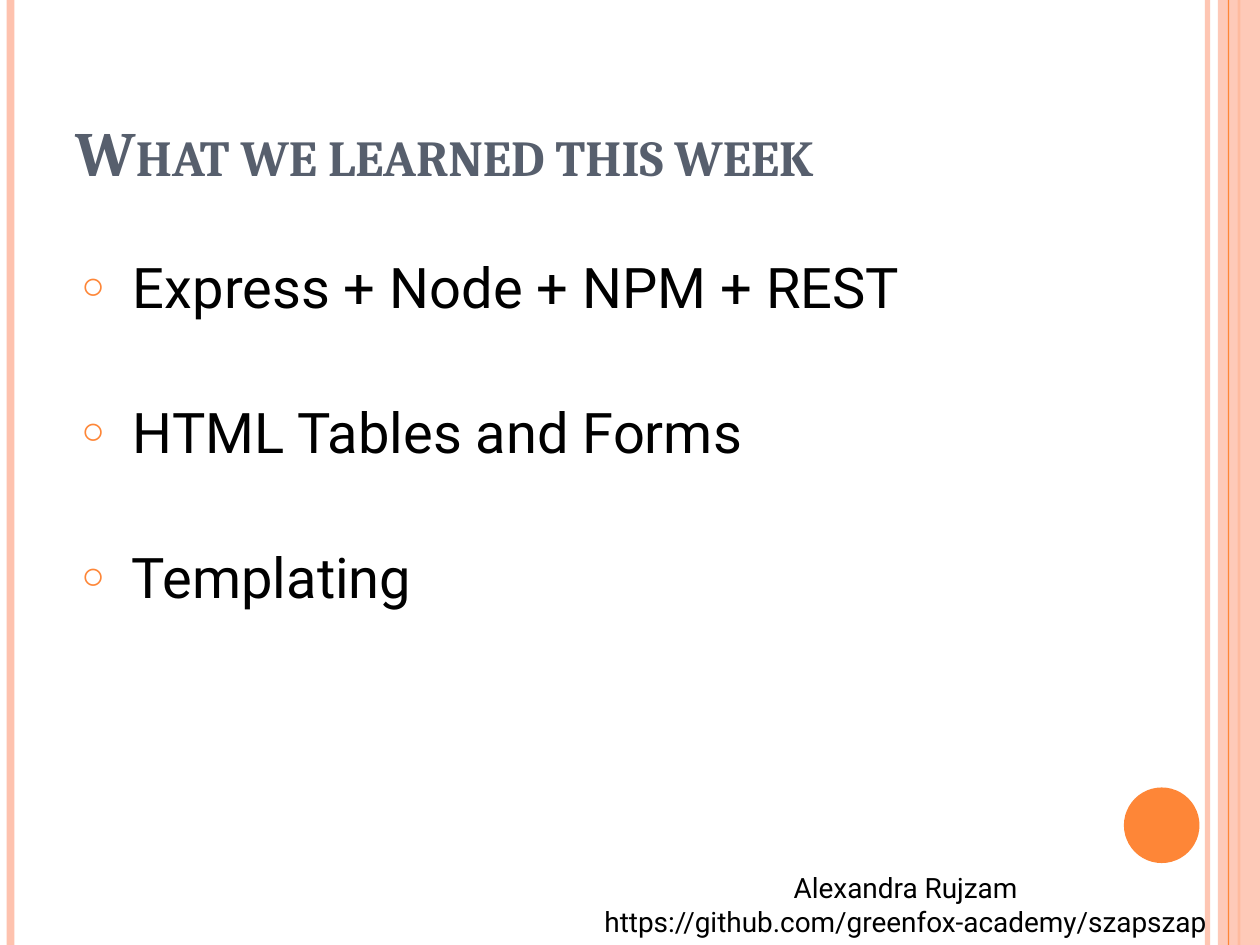
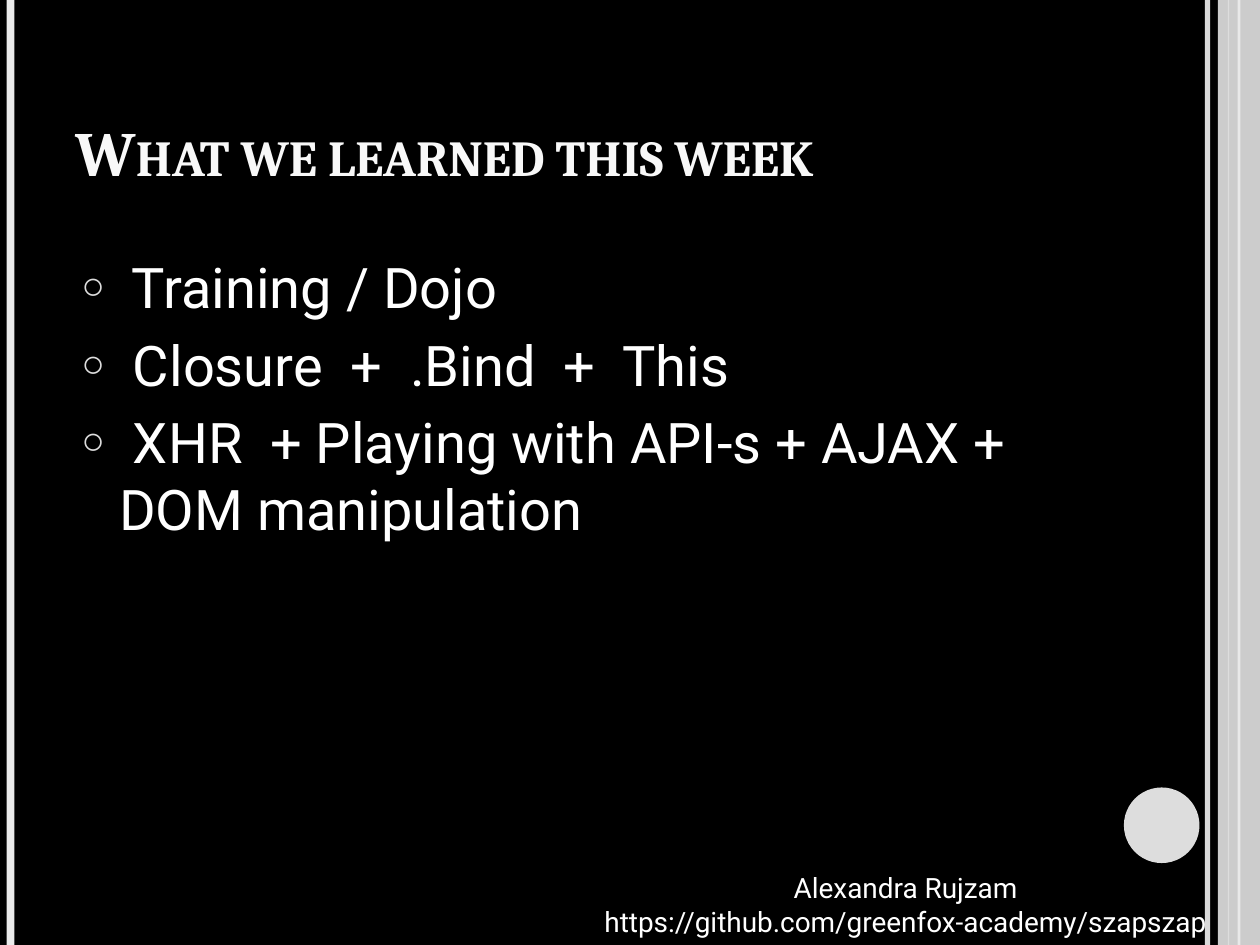
Before and after one commit to green-fox-academy/szapszap, a slide deck: slide 6 of Week08/day-04-05/Demo.pptx (slide 4 before the commit). Drawn at 1260x945 pixels with LibreOffice and Linux fonts; fonts in the diff are those of the drawing. Boxes give left, top, right and bottom in pixels: in the first picture for what was removed or moved away, otherwise in the second. Text is boxed around its words. In the diff, an @@ line names an element or a change of style, - is before the commit and + after.

```diff
--- a/Week08/day-04-05/Demo.pptx
+++ b/Week08/day-04-05/Demo.pptx
@@ background #FFFFFF to #000000 @@
@@ line (10, 0) - (10, 945): stroke #FEC3AE 4.5 pt to #EBEBEB 4.5 pt @@
@@ line (1207, 0) - (1207, 945): stroke #FEC3AE 3 pt to #EBEBEB 3 pt @@
@@ rectangle at bbox=[1218, 0, 1260, 945]: fill #FEC3AE at 87% opacity to #EBEBEB at 87% opacity @@
@@ line (1228, 0) - (1228, 945): stroke #FE8637 0.75 pt to #DDDDDD 0.75 pt @@
@@ line (1239, 0) - (1239, 945): stroke #FE8637 1.5 pt to #DDDDDD 1.5 pt @@
@@ title "What we learned this week" at bbox=[241, 142, 813, 177]: text colour #575F6D to #F8F8F8 @@
@@ text at bbox=[119, 267, 959, 542]: text changed; text colour #000000 to #FFFFFF @@
-○ Express + Node + NPM + REST
-○ HTML Tables and Forms
-○ Templating
+○ Training / Dojo
+○ Closure + .Bind + This
+○ XHR + Playing with API-s + AJAX + DOM manipulation
@@ ellipse at bbox=[1124, 788, 1200, 863]: fill #FE8637 to #DDDDDD @@
@@ text "Alexandra Rujzam https://github.com/greenfox-academy/szapsza ..." at bbox=[604, 877, 1206, 939]: text colour #000000 to #FFFFFF @@
```
Also in this commit, not shown: 5 other slides changed, 3 slides added, 12 slides removed, 3 other files.
